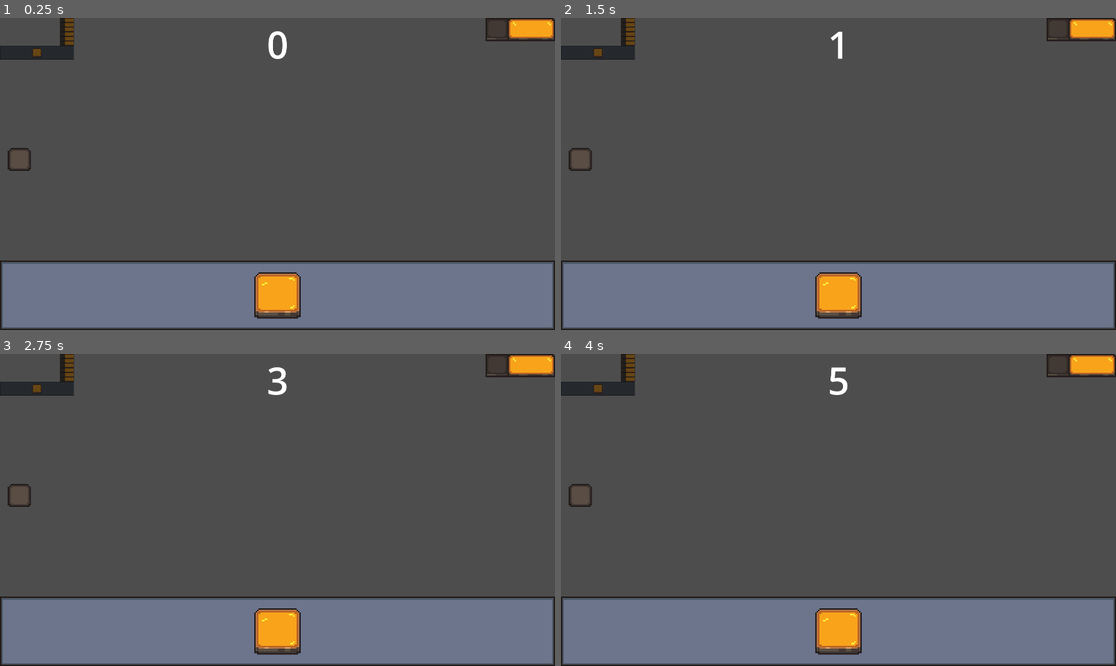
Above: before the commit, frames 1-4 (two rows, left to right).
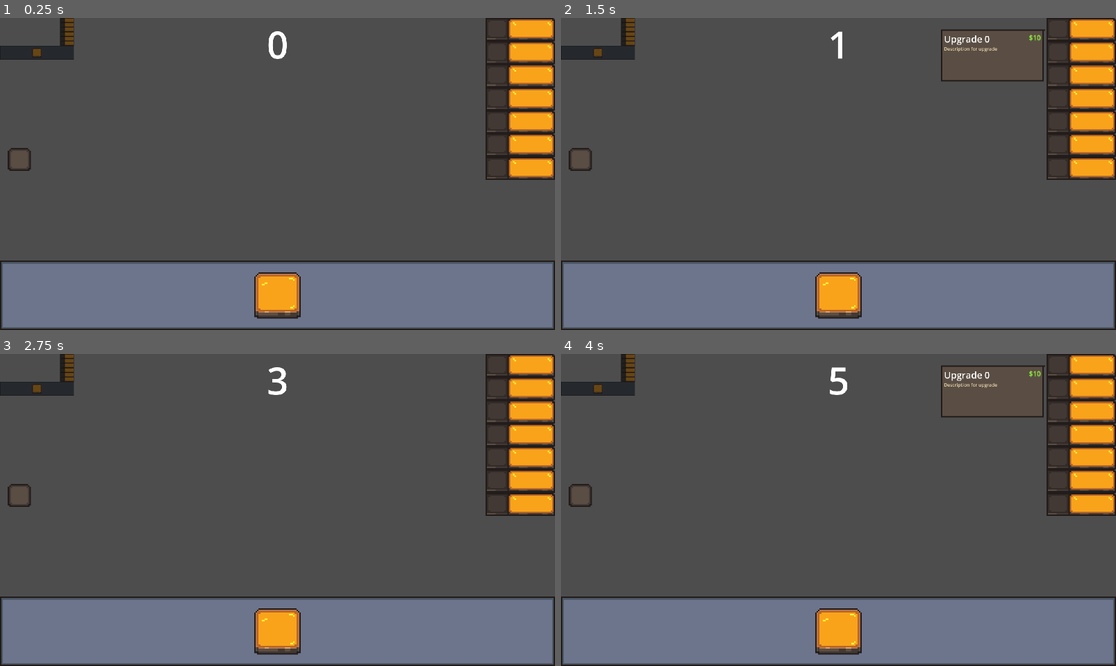
Above: after the commit, the same moments.

Repository: ivan-resetnikov/brokenalias_clicker_game_fork
Game: Godot game, scene res://control.tscn
Two runs of this game, one before a commit and one after it. Both use one fixed random seed, a clock stepped at 60 frames per second and the inputs below.
Inputs (mouse positions are in pixels of both pictures, inside the frame that each line leads up to):
- Up to frame 1 (0.25 s): no input
- Up to frame 2 (1.5 s): click (1082, 30) at 0.52 s; click (1082, 30) at 1.27 s
- Up to frame 3 (2.75 s): click (277, 631) at 2 s
- Up to frame 4 (4 s): click (583, 494) at 2.75 s; click (1082, 366) at 3.52 s

The runs differ from the first frame. In frame 1, 5.5% of the frame differs, in the area x 48-100%, y 4-52%; in frame 2, 5.9%; in frame 3, 5.5%; in frame 4, 5.9%, in the area x 48-100%, y 3-52%.

Commit message:
Added an upgrade column, added popup, popup moves and changes info

Diff:
--- a/control.tscn
+++ b/control.tscn
@@ -1,13 +1,13 @@
 [gd_scene load_steps=13 format=3 uid="uid://bhcaqjlwlm27l"]
 
 [ext_resource type="Script" uid="uid://3blrchmex1di" path="res://control.gd" id="1_62e2m"]
-[ext_resource type="Texture2D" uid="uid://bfsskxkw2nv78" path="res://Sprites/ShopItem1.png" id="2_fj5cn"]
+[ext_resource type="Script" uid="uid://48aq03wenq27" path="res://scripts/upgrades_column.gd" id="2_eh0v1"]
 [ext_resource type="Texture2D" uid="uid://b1fl1ld4alcma" path="res://Sprites/Layout.png" id="2_qtu10"]
+[ext_resource type="PackedScene" uid="uid://bqlo3uw6nq02l" path="res://scenes/components/upgrades_column_upgrade.tscn" id="3_0ytqx"]
 [ext_resource type="Texture2D" uid="uid://bbuia33unbq37" path="res://Sprites/Button1.png" id="3_ee4bf"]
-[ext_resource type="Texture2D" uid="uid://c54l32r6ixso7" path="res://Sprites/ShopItem2.png" id="3_iy58a"]
 [ext_resource type="Texture2D" uid="uid://0yxubvlpu7jc" path="res://Sprites/Button2.png" id="4_ee4bf"]
-[ext_resource type="BitMap" uid="uid://dyus7bx5c7pv" path="res://Sprites/ShopItemBitMap.png" id="4_iy58a"]
 [ext_resource type="Texture2D" uid="uid://0ateob37a2yq" path="res://Sprites/DashBoard.png" id="5_6a6wx"]
+[ext_resource type="PackedScene" uid="uid://7jmgerbkbou8" path="res://scenes/components/upgrades_column_popup.tscn" id="5_pxugv"]
 [ext_resource type="Texture2D" uid="uid://d1djf82d43h80" path="res://Sprites/UpgradeSlot1.png" id="8_0ytqx"]
 [ext_resource type="Texture2D" uid="uid://c7odu3n136462" path="res://Sprites/UpgradeSlot2.png" id="9_pxugv"]
 
@@ -27,29 +27,75 @@
 grow_vertical = 2
 script = ExtResource("1_62e2m")
 
-[node name="VBoxContainer" type="VBoxContainer" parent="."]
-texture_filter = 1
+[node name="UpgradesColumn" type="Control" parent="."]
+custom_minimum_size = Vector2(240, 0)
 layout_mode = 1
 anchors_preset = 11
 anchor_left = 1.0
 anchor_right = 1.0
 anchor_bottom = 1.0
-offset_left = -48.0
+offset_left = -605.0
+grow_horizontal = 0
+grow_vertical = 2
+script = ExtResource("2_eh0v1")
+
+[node name="VBoxContainer" type="VBoxContainer" parent="UpgradesColumn"]
+texture_filter = 1
+custom_minimum_size = Vector2(240, 0)
+layout_mode = 1
+anchors_preset = 11
+anchor_left = 1.0
+anchor_right = 1.0
+anchor_bottom = 1.0
+offset_left = -240.0
 grow_horizontal = 0
 grow_vertical = 2
 theme_override_constants/separation = 0
 
-[node name="Control" type="Control" parent="VBoxContainer"]
-custom_minimum_size = Vector2(240, 80)
+[node name="Upgrade0" parent="UpgradesColumn/VBoxContainer" instance=ExtResource("3_0ytqx")]
 layout_mode = 2
+title = "Upgrade 0"
+price = 10
+description = "Description for upgrade"
 
-[node name="AutoClicker" type="TextureButton" parent="VBoxContainer/Control"]
+[node name="Upgrade1" parent="UpgradesColumn/VBoxContainer" instance=ExtResource("3_0ytqx")]
+layout_mode = 2
+title = "Upgrade 1"
+price = 10
+description = "Description for upgrade"
+
+[node name="Upgrade2" parent="UpgradesColumn/VBoxContainer" instance=ExtResource("3_0ytqx")]
+layout_mode = 2
+title = "Upgrade 2"
+price = 10
+description = "Description for upgrade"
+
+[node name="Upgrade3" parent="UpgradesColumn/VBoxContainer" instance=ExtResource("3_0ytqx")]
+layout_mode = 2
+title = "Upgrade 3"
+price = 10
+description = "Description for upgrade"
+
+[node name="Upgrade4" parent="UpgradesColumn/VBoxContainer" instance=ExtResource("3_0ytqx")]
+layout_mode = 2
+title = "Upgrade 4"
+price = 10
+description = "Description for upgrade"
+
+[node name="Upgrade5" parent="UpgradesColumn/VBoxContainer" instance=ExtResource("3_0ytqx")]
+layout_mode = 2
+title = "Upgrade 5"
+price = 10
+description = "Description for upgrade"
+
+[node name="Upgrade6" parent="UpgradesColumn/VBoxContainer" instance=ExtResource("3_0ytqx")]
+layout_mode = 2
+title = "Upgrade 6"
+price = 10
+description = "Description for upgrade"
+
+[node name="UpgradesColumnPopup" parent="UpgradesColumn" instance=ExtResource("5_pxugv")]
 layout_mode = 0
-scale = Vector2(5, 5)
-texture_normal = ExtResource("2_fj5cn")
-texture_pressed = ExtResource("3_iy58a")
-texture_click_mask = ExtResource("4_iy58a")
-stretch_mode = 0
 
 [node name="Label" type="Label" parent="."]
 layout_mode = 1
--- a/project.godot
+++ b/project.godot
@@ -29,5 +29,6 @@
 
 [rendering]
 
+textures/canvas_textures/default_texture_filter=0
 renderer/rendering_method="gl_compatibility"
 renderer/rendering_method.mobile="gl_compatibility"
--- /dev/null
+++ b/scenes/components/upgrades_column_popup.tscn
@@ -0,0 +1,86 @@
+[gd_scene load_steps=3 format=3 uid="uid://7jmgerbkbou8"]
+
+[ext_resource type="Texture2D" uid="uid://bnb6fvltcrl3a" path="res://assets/textures/9rect_brown.png" id="1_c6vdq"]
+[ext_resource type="Script" uid="uid://bdbh4og6762v4" path="res://scripts/components/upgrades_column_popup.gd" id="1_to3a4"]
+
+[node name="UpgradesColumnPopup" type="Control"]
+custom_minimum_size = Vector2(360, 180)
+layout_mode = 3
+anchors_preset = 0
+offset_right = 360.0
+offset_bottom = 180.0
+pivot_offset = Vector2(360, 3)
+script = ExtResource("1_to3a4")
+
+[node name="NinePatchRect" type="NinePatchRect" parent="."]
+layout_mode = 1
+anchors_preset = 15
+anchor_right = 1.0
+anchor_bottom = 1.0
+grow_horizontal = 2
+grow_vertical = 2
+texture = ExtResource("1_c6vdq")
+patch_margin_left = 5
+patch_margin_top = 5
+patch_margin_right = 10
+patch_margin_bottom = 5
+
+[node name="MarginContainer" type="MarginContainer" parent="."]
+layout_mode = 1
+anchors_preset = 15
+anchor_right = 1.0
+anchor_bottom = 1.0
+offset_left = 5.0
+offset_top = 5.0
+offset_right = -10.0
+offset_bottom = -5.0
+grow_horizontal = 2
+grow_vertical = 2
+theme_override_constants/margin_left = 5
+theme_override_constants/margin_top = 5
+theme_override_constants/margin_right = 5
+theme_override_constants/margin_bottom = 5
+
+[node name="HBoxContainer" type="VBoxContainer" parent="MarginContainer"]
+layout_mode = 2
+theme_override_constants/separation = 0
+
+[node name="Header" type="Control" parent="MarginContainer/HBoxContainer"]
+custom_minimum_size = Vector2(0, 45)
+layout_mode = 2
+
+[node name="Title" type="Label" parent="MarginContainer/HBoxContainer/Header"]
+layout_mode = 1
+anchors_preset = 15
+anchor_right = 1.0
+anchor_bottom = 1.0
+grow_horizontal = 2
+grow_vertical = 2
+theme_override_font_sizes/font_size = 32
+text = "Popup Title"
+
+[node name="Price" type="Label" parent="MarginContainer/HBoxContainer/Header"]
+layout_mode = 1
+anchors_preset = 15
+anchor_right = 1.0
+anchor_bottom = 1.0
+grow_horizontal = 2
+grow_vertical = 2
+theme_override_colors/font_color = Color(0.6117647, 0.85882354, 0.2627451, 1)
+theme_override_colors/font_shadow_color = Color(0.34901962, 0.75686276, 0.20784314, 1)
+theme_override_constants/shadow_offset_x = 0
+theme_override_constants/shadow_offset_y = 2
+theme_override_font_sizes/font_size = 24
+text = "$999"
+horizontal_alignment = 2
+
+[node name="Description" type="Label" parent="MarginContainer/HBoxContainer"]
+layout_mode = 2
+size_flags_vertical = 3
+theme_override_colors/font_color = Color(0.89411765, 0.8235294, 0.6666667, 1)
+text = "Popup description Lorem ipsum dolor sit amet, consectetur adipiscing elit, sed do eiusmod tempor incididunt ut labore et dolore magna aliqua. Ut enim ad minim veniam, quis nostrud exercitation ullamco laboris nisi ut aliquip ex ea commodo consequat"
+autowrap_mode = 3
+text_overrun_behavior = 3
+
+[node name="Control" type="Control" parent="MarginContainer"]
+layout_mode = 2
--- /dev/null
+++ b/scenes/components/upgrades_column_upgrade.tscn
@@ -0,0 +1,20 @@
+[gd_scene load_steps=5 format=3 uid="uid://bqlo3uw6nq02l"]
+
+[ext_resource type="Texture2D" uid="uid://bfsskxkw2nv78" path="res://Sprites/ShopItem1.png" id="1_cpvkt"]
+[ext_resource type="Script" uid="uid://dkr2ks01nmitr" path="res://scripts/components/upgrades_column_upgrade.gd" id="1_g6i5i"]
+[ext_resource type="Texture2D" uid="uid://c54l32r6ixso7" path="res://Sprites/ShopItem2.png" id="2_g6i5i"]
+[ext_resource type="BitMap" uid="uid://dyus7bx5c7pv" path="res://Sprites/ShopItemBitMap.png" id="3_jcjla"]
+
+[node name="UpgradesColumnUpgrade" type="Control"]
+custom_minimum_size = Vector2(240, 80)
+layout_mode = 3
+anchors_preset = 0
+script = ExtResource("1_g6i5i")
+
+[node name="TextureButton" type="TextureButton" parent="."]
+layout_mode = 0
+scale = Vector2(5, 5)
+texture_normal = ExtResource("1_cpvkt")
+texture_pressed = ExtResource("2_g6i5i")
+texture_click_mask = ExtResource("3_jcjla")
+stretch_mode = 0
--- /dev/null
+++ b/scripts/components/upgrades_column_popup.gd
@@ -0,0 +1,17 @@
+class_name UpgradesColumn_Popup
+extends Control
+
+
+@onready var label_title: Label = $MarginContainer/HBoxContainer/Header/Title
+@onready var label_price: Label = $MarginContainer/HBoxContainer/Header/Price
+@onready var label_description: Label = $MarginContainer/HBoxContainer/Description
+
+
+func set_info(
+	title: String,
+	price: int,
+	description: String,
+) -> void:
+	label_title.text = title
+	label_price.text = "$%s" % [price]
+	label_description.text = description
--- /dev/null
+++ b/scripts/components/upgrades_column_upgrade.gd
@@ -0,0 +1,7 @@
+class_name UpgradesColumn_Upgrade
+extends Control
+
+
+@export var title: String = ""
+@export var price: int = 0
+@export_multiline var description: String = ""
--- /dev/null
+++ b/scripts/upgrades_column.gd
@@ -0,0 +1,71 @@
+class_name UpgradesColumn
+extends Control
+
+
+@onready var upgrades_column_popup: UpgradesColumn_Popup = $UpgradesColumnPopup
+@onready var upgrades_container: VBoxContainer = $VBoxContainer
+
+
+var is_mouse_hovering_upgrade: bool = false
+var hovered_upgrade: UpgradesColumn_Upgrade = null
+
+
+func _ready() -> void:
+	upgrades_column_popup.modulate.a = 0.0 # Hide popup
+
+
+func _process(delta: float) -> void:
+	handle_popup(delta)
+
+
+func handle_popup(delta: float) -> void:
+	# Check every frame if mouse is hovering over any upgrade
+	is_mouse_hovering_upgrade = false
+	hovered_upgrade = null
+	for child: Node in upgrades_container.get_children():
+		if not child is UpgradesColumn_Upgrade: continue
+		var candidate_upgrade := child as UpgradesColumn_Upgrade
+
+		var is_mouse_over_upgrade: bool = \
+			candidate_upgrade.get_global_rect().has_point(get_global_mouse_position())
+
+		if is_mouse_over_upgrade:
+			is_mouse_hovering_upgrade = true
+			hovered_upgrade = candidate_upgrade
+			break
+
+	if is_mouse_hovering_upgrade:
+		# Set displayed info
+		upgrades_column_popup.set_info(
+			hovered_upgrade.title,
+			hovered_upgrade.price,
+			hovered_upgrade.description,
+		)
+
+		var target_y_pos: float = hovered_upgrade.global_position.y + hovered_upgrade.size.y * 0.5
+
+		# Snap the popup's vertical position to the hovered popup
+		upgrades_column_popup.global_position.y = lerpf(
+			upgrades_column_popup.global_position.y,
+			target_y_pos,
+			40.0 * delta
+		)
+
+		# Polish > Jiggle-physics: Tilt the popup to the target
+		upgrades_column_popup.rotation  = lerpf(
+			upgrades_column_popup.rotation,
+			(target_y_pos - upgrades_column_popup.global_position.y) * 0.001,
+			30.0 * delta
+		)
+
+	# Polish: Fade the popup in or out depending if the mouse is hovering over upgrades
+	upgrades_column_popup.modulate.a = lerpf(
+		upgrades_column_popup.modulate.a,
+		1.0 if is_mouse_hovering_upgrade else 0.0,
+		30.0 * delta
+	)
+	upgrades_column_popup.position.x  = lerpf(
+		upgrades_column_popup.position.x,
+		0.0 if is_mouse_hovering_upgrade else -20.0,
+		30.0 * delta
+	)
Binary file added: assets/textures/9rect_brown.ase
Binary file added: assets/textures/9rect_brown.png
Not shown, added: assets/textures/9rect_brown.png.import
Not shown, added: scripts/components/upgrades_column_popup.gd.uid
Not shown, added: scripts/components/upgrades_column_upgrade.gd.uid
Not shown, added: scripts/upgrades_column.gd.uid
